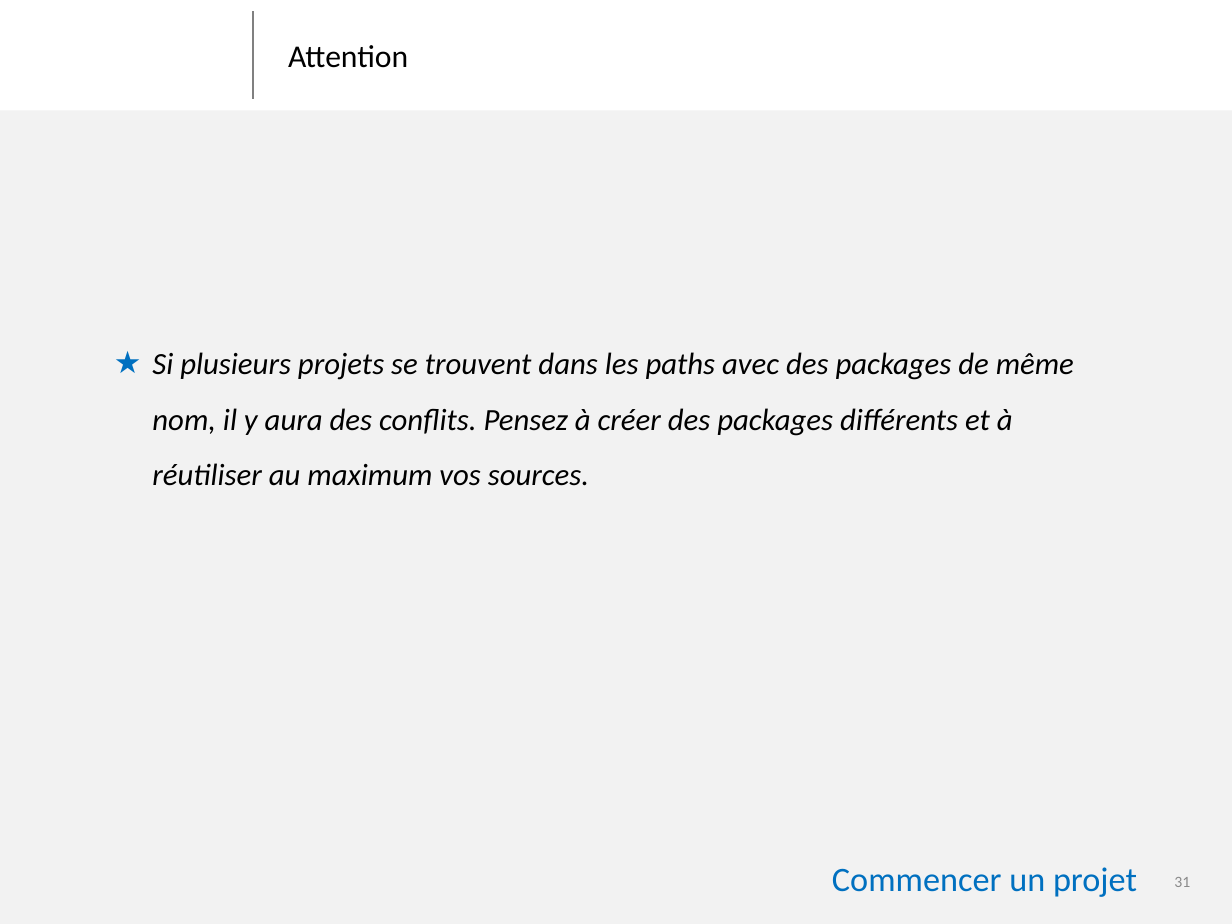
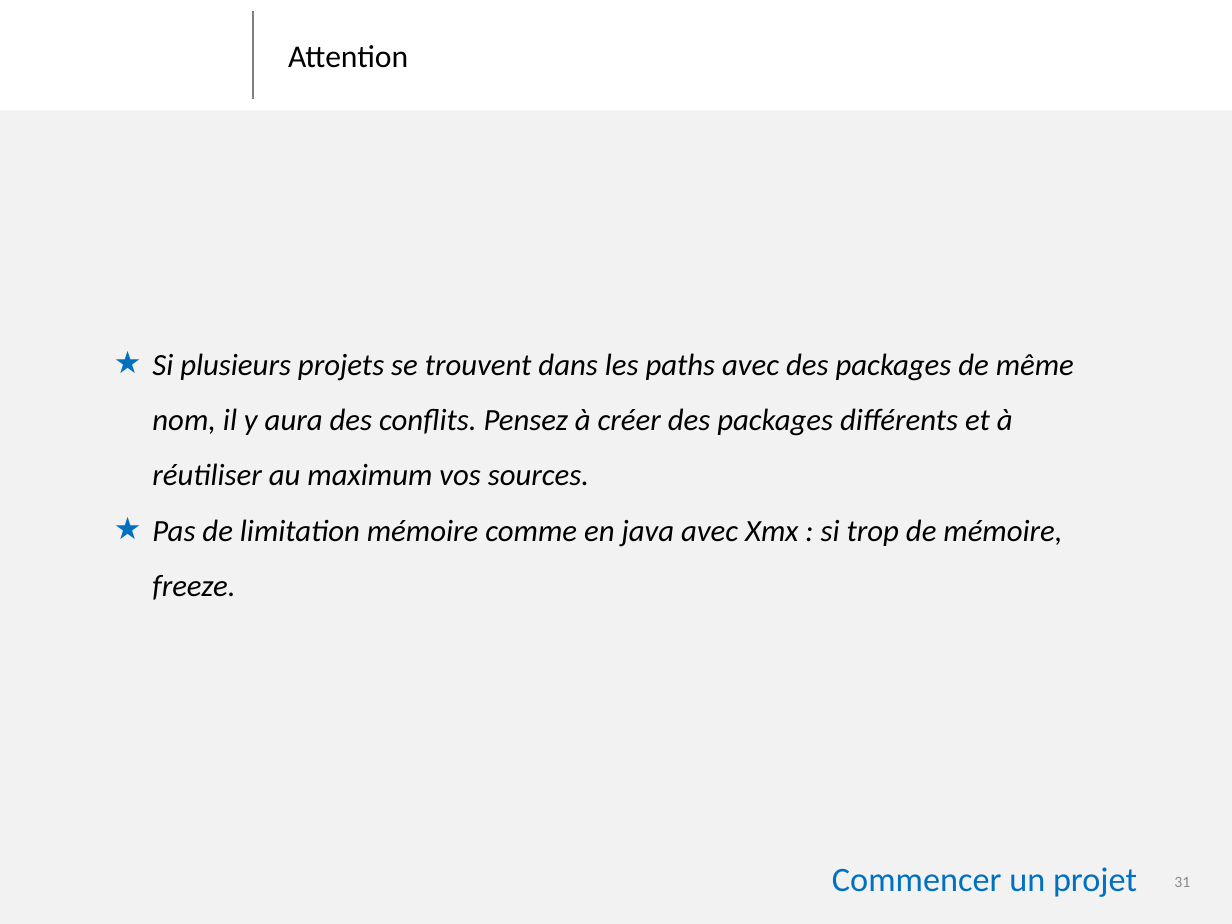
Before and after one commit to jotitan/prez_golang, a slide deck: slide 31 of golang_tl.pptx. Drawn at 1232x924 pixels with LibreOffice and Linux fonts; fonts in the diff are those of the drawing; background and template pictures are left out. Boxes give left, top, right and bottom in pixels: in the first picture for what was removed or moved away, otherwise in the second. Text is boxed around its words. In the diff, an @@ line names an element or a change of style, - is before the commit and + after.

```diff
--- a/golang_tl.pptx
+++ b/golang_tl.pptx
@@ text at (x1=152, y1=519, x2=1062, y2=600): paragraph added @@
+★ Pas de limitation mémoire comme en java avec Xmx : si trop de mémoire, freeze.
```
Also in this commit, not shown: 2 other slides changed, 1 slide added, 4 other files.
